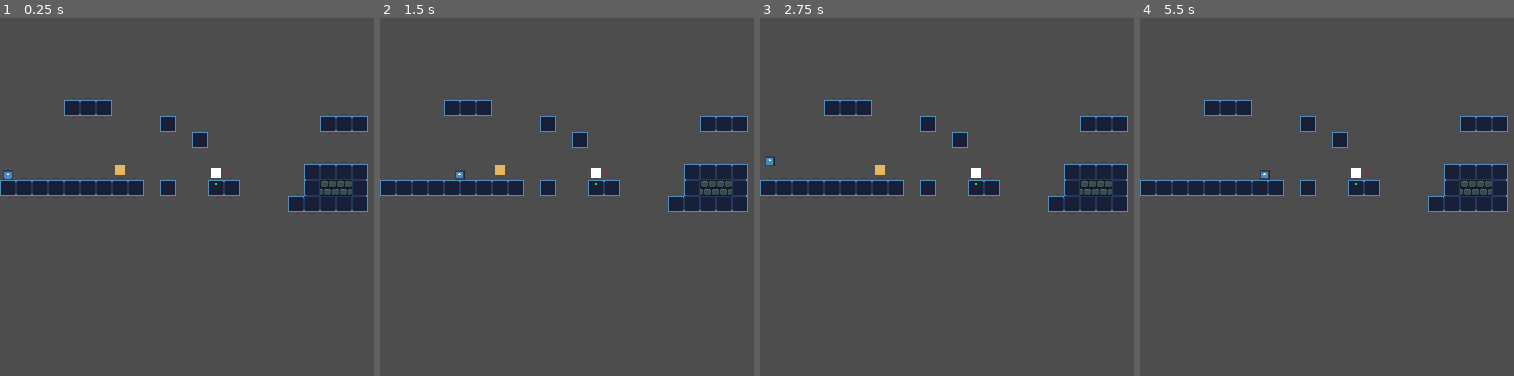
Above: before the commit, frames 1-4 (left to right).
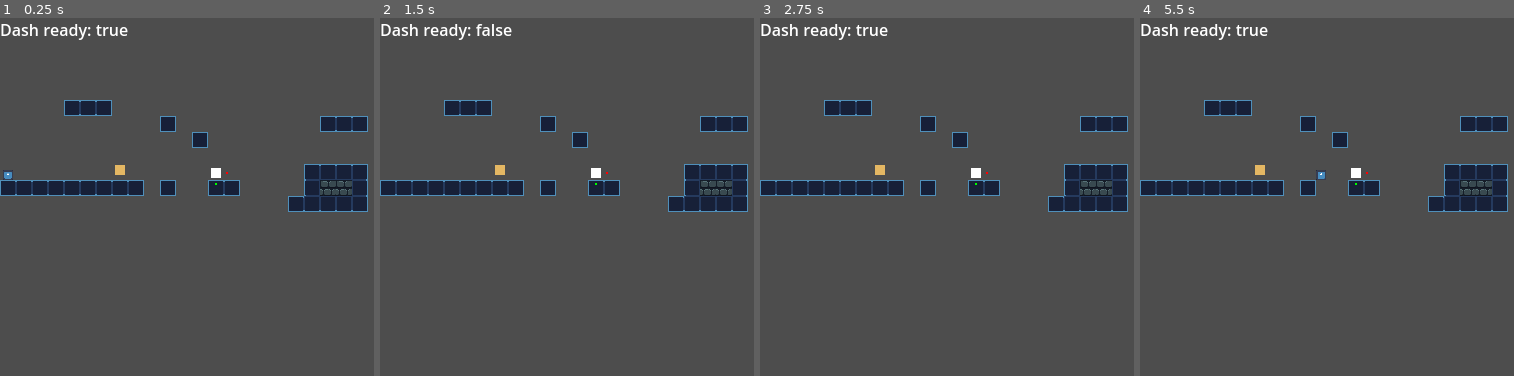
Above: after the commit, the same moments.

Repository: Robocraft999/ScalesToScale
Game: Godot game, scene res://scenes/root.tscn
The game is run twice, just before and just after one commit, with the same random seed, the same clock (stepped at 60 frames per second) and the same inputs. The engine's default icon, where the game draws it, is replaced by a stand-in: a white triangle on a blue panel in a dark square.
Inputs (mouse positions are in pixels of both pictures, inside the frame that each line leads up to):
- Up to frame 1 (0.25 s): no input
- Up to frame 2 (1.5 s): tap Enter at 0.5 s; move the mouse to (outside the picture) at 0.52 s; hold D (move_right) 0.53-1.25 s; hold Space (jump) 0.53-1.25 s; tap Shift (dash, bound only after the commit) at 0.6 s; click (outside the picture) at 0.67 s; drag from (570, 214) to (667, 268) at 1.27 s
- Up to frame 3 (2.75 s): tap Enter at 2 s; move the mouse to (outside the picture) at 2.02 s; press the mouse at (outside the picture) at 2.03 s; hold A (move_left) from 2.03 s (still down); tap Space (jump) at 2.3 s
- Up to frame 4 (5.5 s): release A (move_left) at 2.75 s; release the mouse at (outside the picture) at 2.75 s; drag from (1427, 268) to (1267, 143) at 2.77 s; tap Space (jump) at 3.5, 5 s; move the mouse to (outside the picture) at 3.52 s; hold D (move_right) 3.53-4.25 s; hold Space (jump) 3.53-4.25 s; tap O at 3.6 s; tap Enter at 4.25 s; drag from (1267, 143) to (1364, 107) at 4.27 s; move the mouse to (1491, 197) at 5.02 s; hold D (move_right) from 5.03 s (still down); hold Space (jump) from 5.03 s (still down); click (1491, 197) at 5.17 s

The runs differ from the first frame. In frame 1, 0.5% of the frame differs, in the area x 0-35%, y 1-7%; in frame 2, 0.6%; in frame 3, 0.6%; in frame 4, 0.7%, in the area x 0-50%, y 1-46%.

Commit message:
Dash for player and dash indicator

Diff:
--- a/project.godot
+++ b/project.godot
@@ -54,6 +54,11 @@
 "events": [Object(InputEventMouseButton,"resource_local_to_scene":false,"resource_name":"","device":-1,"window_id":0,"a …(258 unchanged characters)…
 ]
 }
+dash={
+"deadzone": 0.5,
+"events": [Object(InputEventKey,"resource_local_to_scene":false,"resource_name":"","device":-1,"window_id":0,"alt_pressed":false,"shift_pressed":false,"ctrl_pressed":false,"meta_pressed":false,"pressed":false,"keycode":0,"physical_keycode":4194325,"key_label":0,"unicode":0,"location":0,"echo":false,"script":null)
+]
+}
 
 [layer_names]
 
--- a/scenes/test.tscn
+++ b/scenes/test.tscn
@@ -97,3 +97,7 @@
 offset_right = 1.0
 offset_bottom = 11.0
 color = Color(0, 1, 0, 1)
+
+[node name="Label" type="Label" parent="."]
+offset_right = 40.0
+offset_bottom = 23.0
--- a/scripts/player.gd
+++ b/scripts/player.gd
@@ -1,33 +1,52 @@
 extends CharacterBody2D
 class_name Player
 
-const SPEED = 100.0
-const JUMP_VELOCITY = -250.0
+@export_category("Speed, Velocity, Physics")
+@export var SPEED = 100.0
+@export var JUMP_VELOCITY = -250.0
+@export var DOUBLE_JUMP_VELOCITY = -250.0
 
+@export_category("Jump timings")
 # How long the jump will be buffered
 @export var JUMP_BUFFER_TIMEOUT_MILLIS := 250
 # How long the coyote jump grace timing is
 @export var JUMP_COYOTE_TIMEOUT_MILLIS := 250
+@export_category("Dash")
+# How long a dash will last
+@export var DASH_DURATION_MILLIS := 250
+@export var DASH_REFRESH_MILLIS  := 1500
+# Distance traveled in total
+@export var DASH_VELOCITY        := 300
 
 # msec ticks at which the jump was last buffered
-var jump_buffer_time := 0
+var jump_buffer_time  := 0
 # msec ticks at wich the player was last on the floor
-var jump_coyote_time := 0
+var jump_coyote_time  := 0
+var jump_double_ready := true
+
+# msec ticks when the dash was last started
+var dash_start_time   := 0
+var active_dash_direction := Vector2.ZERO
+
+func is_dash_ready():
+	return Time.get_ticks_msec() - dash_start_time > DASH_REFRESH_MILLIS
+
+func is_dash_active():
+	return Time.get_ticks_msec() - dash_start_time <= DASH_DURATION_MILLIS
 
 func get_actual_gravity() -> Vector2:
 	if velocity.y < 0:
 		return get_gravity()
 	return get_gravity() * 1.5
 
-func _physics_process(delta: float) -> void:
-	# Add the gravity.
-	if not is_on_floor():
-		velocity += get_actual_gravity() * delta
-	else:
-		# Reset the coyote timer
+func _physics_jump() -> void:
+	if is_on_floor():
+			# Reset the coyote timer
 		jump_coyote_time = Time.get_ticks_msec()
+		# Make double jump available again
+		jump_double_ready = true
 
-	# Handle jump.
+	# Handle jump types.
 	var regular_jump  = Input.is_action_just_pressed("jump") \
 						and is_on_floor()
 	var buffered_jump = Time.get_ticks_msec() - jump_buffer_time < JUMP_BUFFER_TIMEOUT_MILLIS \
@@ -39,8 +58,34 @@
 		velocity.y = JUMP_VELOCITY
 		jump_buffer_time = 0
 		jump_coyote_time = 0
+	elif Input.is_action_just_pressed("jump") and jump_double_ready and not is_on_floor():
+		velocity.y = DOUBLE_JUMP_VELOCITY
+		jump_double_ready = false
 	elif Input.is_action_just_pressed("jump") and not is_on_floor():
 		jump_buffer_time = Time.get_ticks_msec()
+
+	pass
+
+func _physics_dash() -> void:
+	if is_dash_ready() and Input.is_action_just_pressed("dash"):
+		dash_start_time = Time.get_ticks_msec()
+		var direction_x = Input.get_axis("move_left", "move_right")
+		# TODO: Dash downwards
+		var direction_y = -1 if Input.is_action_pressed("jump") else 0
+
+		active_dash_direction = Vector2(direction_x, direction_y).normalized()
+		pass
+
+	if is_dash_active():
+		velocity += active_dash_direction * DASH_VELOCITY
+	pass
+
+func _physics_process(delta: float) -> void:
+	# Add the gravity.
+	if not is_on_floor():
+		velocity += get_actual_gravity() * delta
+
+	_physics_jump()
 
 	# Get the input direction and handle the movement/deceleration.
 	# As good practice, you should replace UI actions with custom gameplay actions.
@@ -50,4 +95,6 @@
 	else:
 		velocity.x = move_toward(velocity.x, 0, SPEED)
 
+	_physics_dash()
+
 	move_and_slide()
--- a/scripts/test.gd
+++ b/scripts/test.gd
@@ -8,4 +8,4 @@
 
 # Called every frame. 'delta' is the elapsed time since the previous frame.
 func _process(delta: float) -> void:
-	pass
+	$Label.text = "Dash ready: %s" % str($Player.is_dash_ready())
